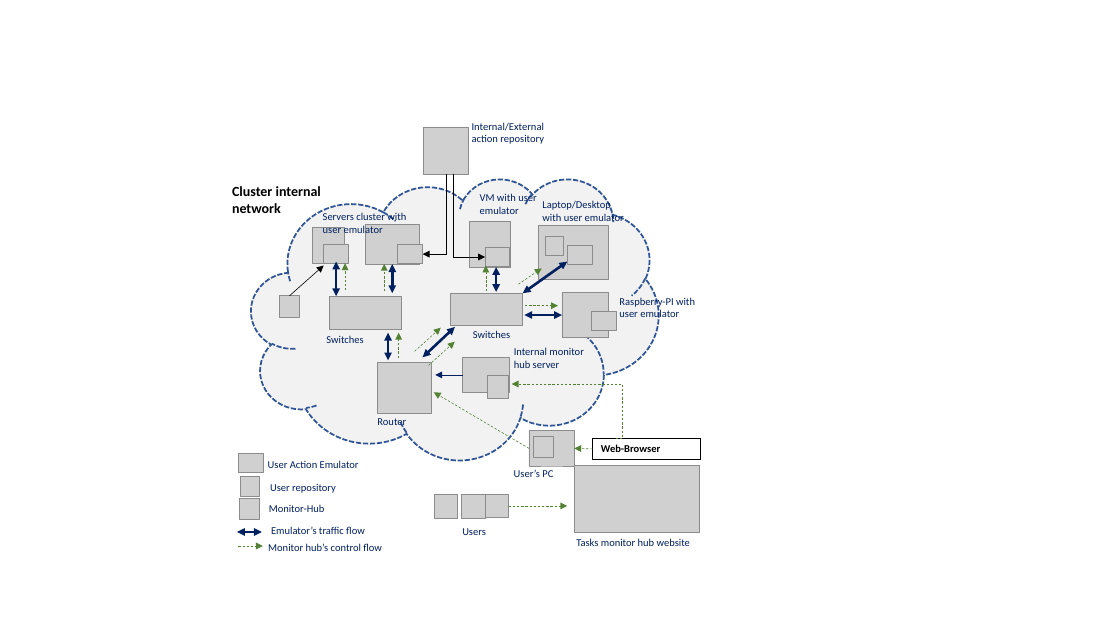
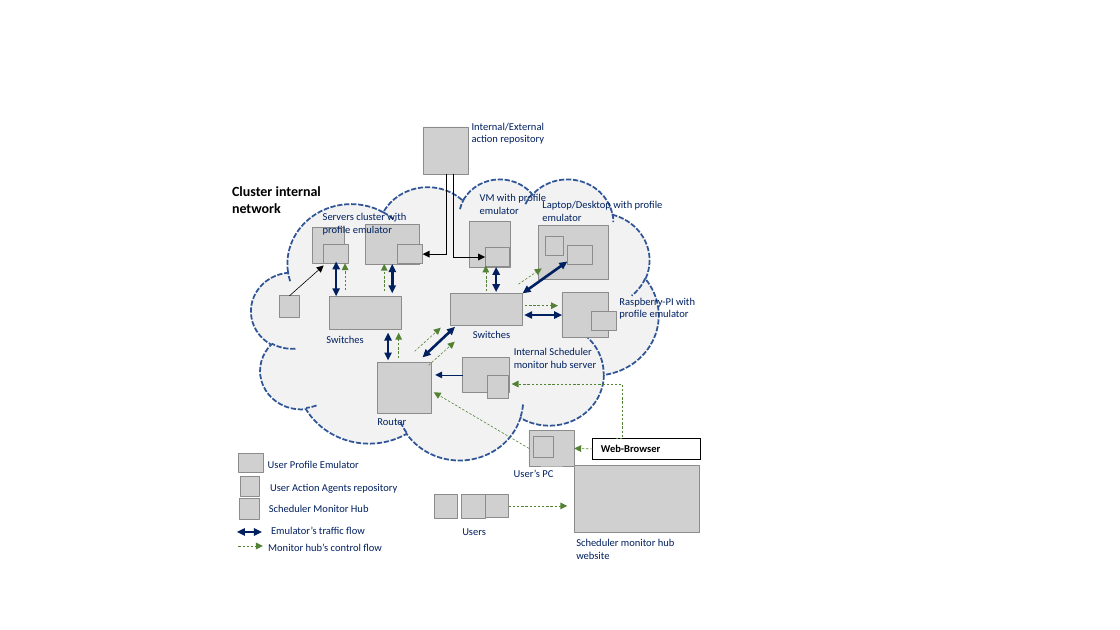
Before and after one commit to LiuYuancheng/Cluster_User_Emulation_System, a slide deck: slide 14 of doc/designDoc.pptx. Drawn at 1120x630 pixels with LibreOffice and Linux fonts; fonts in the diff are those of the drawing; grey boxes stand for pictures; background and template pictures are left out. Boxes give left, top, right and bottom in pixels: in the first picture for what was removed or moved away, otherwise in the second. Text is boxed around its words. In the diff, an @@ line names an element or a change of style, - is before the commit and + after.

```diff
--- a/doc/designDoc.pptx
+++ b/doc/designDoc.pptx
@@ text at (480,192,546,214): text changed @@
-VM with user emulator
+VM with profile emulator
@@ text at (542,200,663,221): text changed @@
-Laptop/Desktop with user emulator
+Laptop/Desktop with profile emulator
@@ text at (323,212,406,236): text changed @@
-Servers cluster with user emulator
+Servers cluster with profile emulator
@@ text at (619,296,695,321): text changed @@
-Raspberry-PI with user emulator
+Raspberry-PI with profile emulator
@@ text at (514,347,597,368): text changed @@
-Internal monitor hub server
+Internal Scheduler monitor hub server
@@ text at (268,460,359,468): text changed @@
-User Action Emulator
+User Profile Emulator
@@ text at (269,504,369,512): text changed @@
-Monitor-Hub
+Scheduler Monitor Hub
@@ text at (270,484,398,493): text changed @@
-User repository
+User Action Agents repository
@@ text at (576,538,675,559): text changed @@
-Tasks monitor hub website
+Scheduler monitor hub website
```
Also in this commit, not shown: 6 other files.
